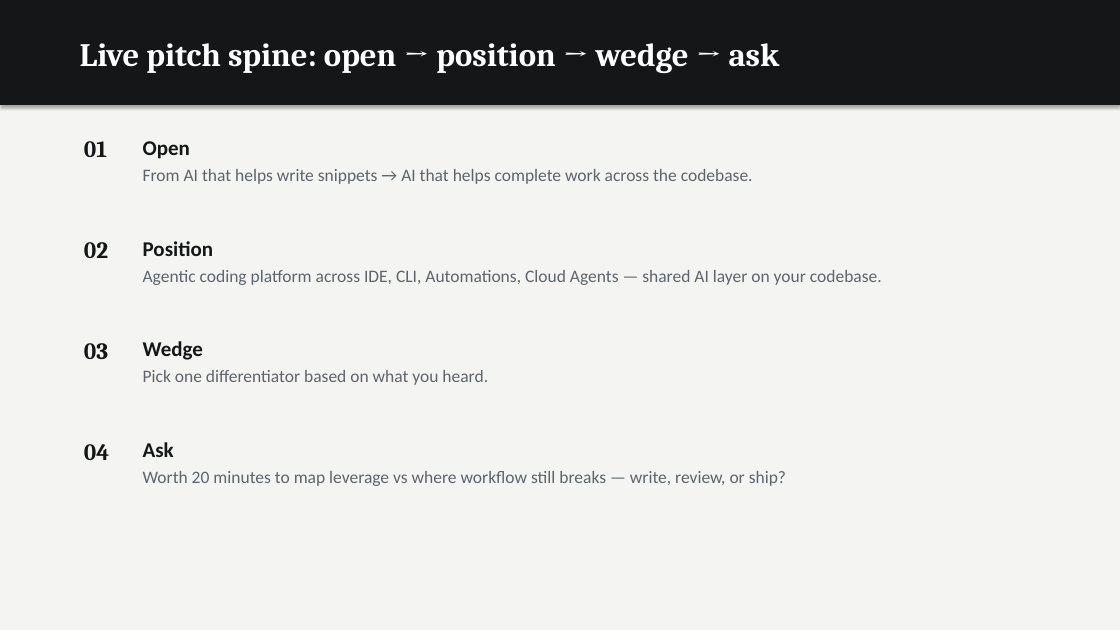
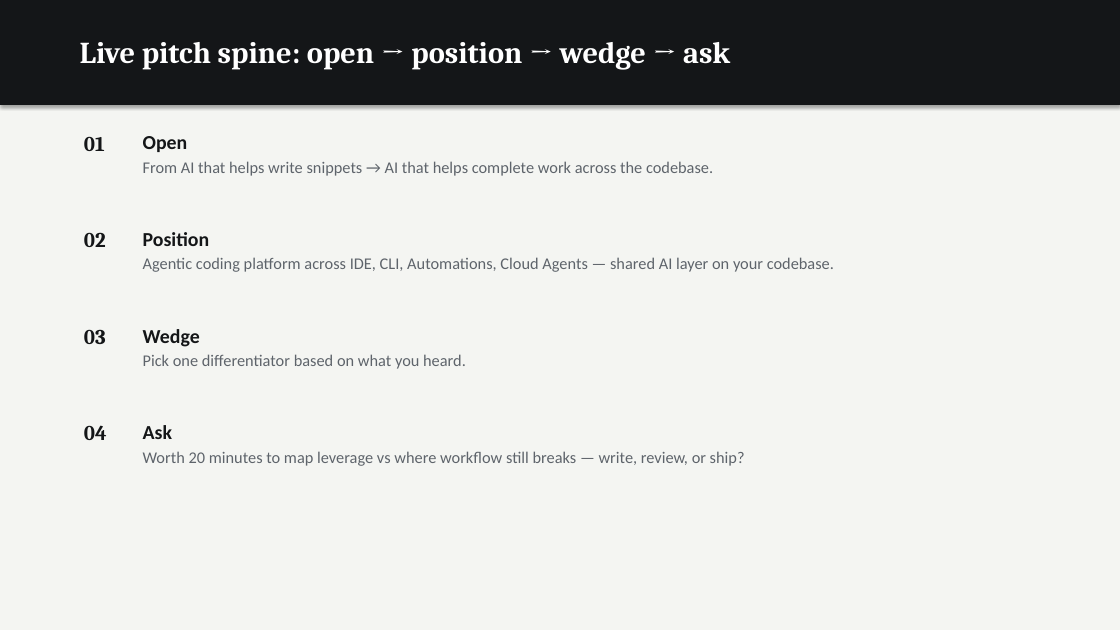
Before and after one commit to dempseli01-stack/lindsey, a slide deck: slide 17 of Lindsey_Presentation.pptx. Drawn at 1120x630 pixels with LibreOffice and Linux fonts; fonts in the diff are those of the drawing. Boxes give left, top, right and bottom in pixels: in the first picture for what was removed or moved away, otherwise in the second. Text is boxed around its words. In the diff, an @@ line names an element or a change of style, - is before the commit and + after.

```diff
--- a/Lindsey_Presentation.pptx
+++ b/Lindsey_Presentation.pptx
@@ text "Live pitch spine: open → ..." at box(80, 42, 730, 70): size 28 to 26 pt @@
@@ text "From AI that helps write ...": place and size @@
-text "From AI that helps write ..." at box(143, 169, 753, 184)
+text "From AI that helps write ..." at box(143, 161, 713, 176)
@@ text "02": place and size @@
-text "02" at box(84, 242, 108, 258)
+text "02" at box(84, 232, 106, 247)
@@ text "Position": place and size @@
-text "Position" at box(143, 241, 213, 256)
+text "Position" at box(143, 232, 210, 246)
@@ text "Agentic coding platform across IDE, ...": place and size @@
-text "Agentic coding platform across IDE, ..." at box(143, 270, 882, 285)
+text "Agentic coding platform across IDE, ..." at box(143, 257, 834, 272)
@@ 3 texts: place and size @@
-3 texts at box(84, 341, 203, 457)
+3 texts at box(84, 329, 200, 439)
@@ text "Pick one differentiator based on ...": place and size @@
-text "Pick one differentiator based on ..." at box(143, 370, 488, 385)
+text "Pick one differentiator based on ..." at box(143, 354, 466, 369)
@@ size 20 to 18 pt in 4 elements at box(84, 136, 105, 151), box(84, 232, 106, 247), box(84, 329, 106, 344), box(84, 425, 107, 440) @@
@@ text "04": place and size @@
-text "04" at box(84, 444, 109, 460)
+text "04" at box(84, 425, 107, 440)
@@ size 18 to 17 pt in 4 elements at box(143, 136, 188, 152), box(143, 232, 210, 246), box(143, 329, 200, 347), box(143, 425, 172, 439) @@
@@ size 15 to 14 pt in 4 elements at box(143, 161, 713, 176), box(143, 257, 834, 272), box(143, 354, 466, 369), box(143, 451, 745, 466) @@
@@ text "Worth 20 minutes to map ...": place and size @@
-text "Worth 20 minutes to map ..." at box(143, 471, 786, 486)
+text "Worth 20 minutes to map ..." at box(143, 451, 745, 466)
```
Also in this commit, not shown: 20 other slides changed, 2 other files.
